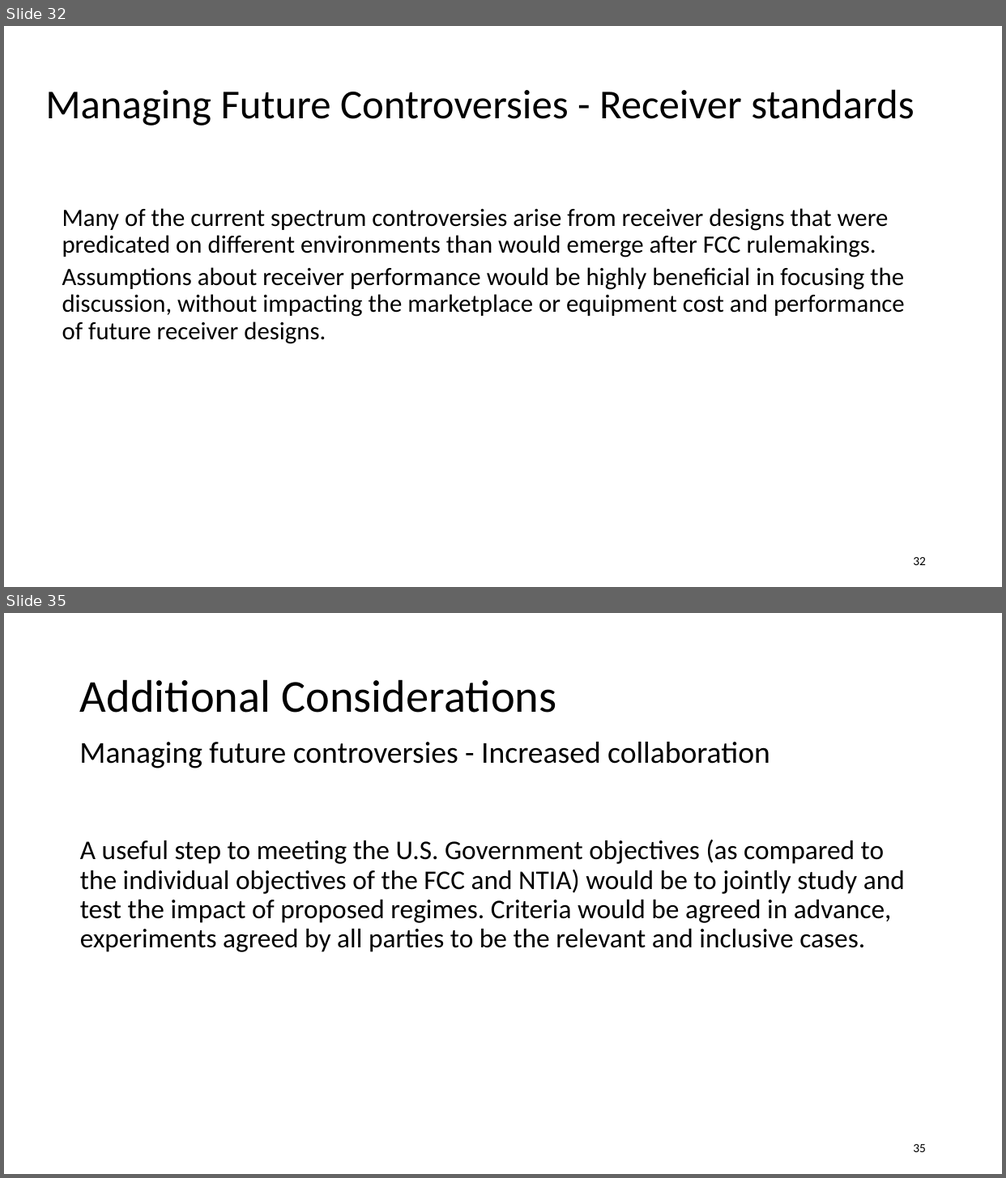
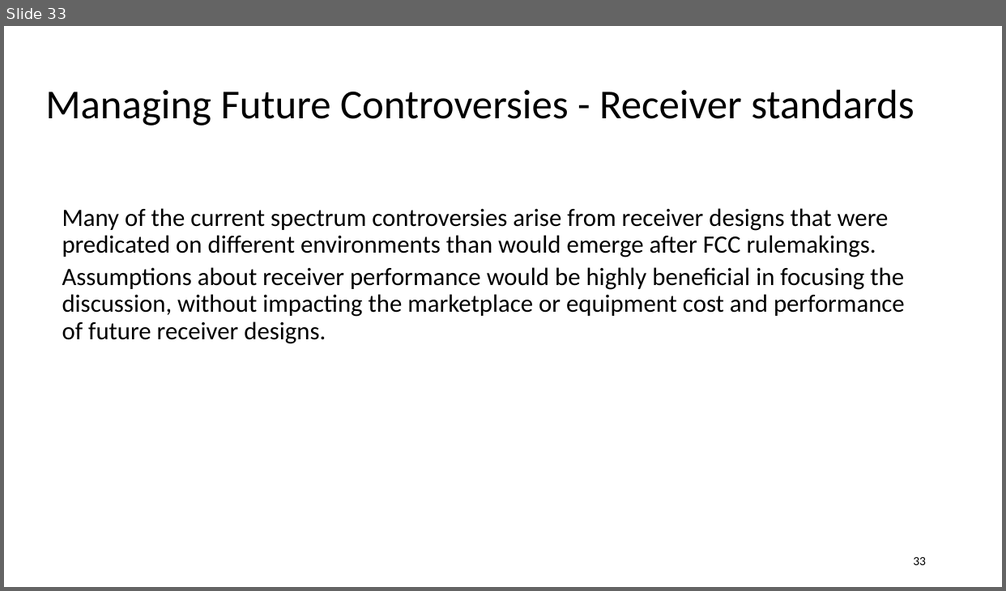
Before and after one commit to jlmucb/class_notes, a slide deck: science/GPSslides.pptx. Shown one above the other, each under a label of ours: slides 32 and 35 before the commit, slide 33 after it; the slides between them are not shown. The pictures are 1006x1178 and 1006x591 pixels, drawn with LibreOffice and Linux fonts; fonts in the diff are those of the drawing. Boxes give left, top, right and bottom in pixels: in the first picture for what was removed or moved away, otherwise in the second. Text is boxed around its words. In the diff, an @@ line names an element or a change of style, - is before the commit and + after.

```diff
--- a/science/GPSslides.pptx
+++ b/science/GPSslides.pptx
@@ slide 35 removed at bbox=[4, 613, 1002, 1174], background #FFFFFF @@
@@ title removed at bbox=[80, 679, 556, 713] @@
-Additional Considerations
@@ text removed at bbox=[79, 742, 770, 769] @@
-  Managing future controversies - Increased collaboration
@@ text removed at bbox=[80, 839, 905, 952] @@
-A useful step to meeting the U.S. Government objectives (as compared to the individual objectives of the FCC and NTIA) would be to jointly study and test the impact of proposed regimes. Criteria would be agreed in advance, experiments agreed by all parties to be the relevant and inclusive cases.
@@ page number removed at bbox=[913, 1144, 926, 1152] @@
-35
@@ what was slide 32 is now slide 33 @@
@@ page number at bbox=[913, 557, 926, 565]: text changed @@
-32
+33
```
Also in this commit, not shown: 14 slides changed, 2 slides added, 1 other slide removed, 1 other file.
